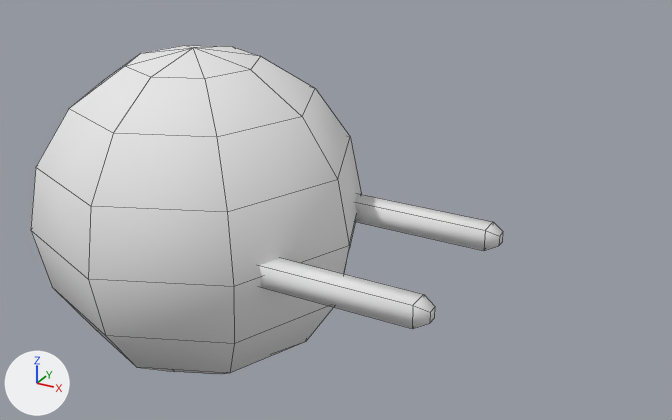
The OBJ model PRJ/Turrets-android/assets/data/TurretsDoubleSmall.obj, before and after one commit.
Both versions are drawn from a camera (50 mm lens) standing at (4.29, -3.22, 1.76) and looking at (2.47, 0.1, 0.11). Lighting does not change. The marker at lower left points along +X, +Y and +Z. Mesh edges are drawn as thin lines. Where no turn or scale is listed for an object, it has been applied to the vertices.

Names of what the first picture shows: 'cube4_copy6', 'cube4_copy7', 'turret'.
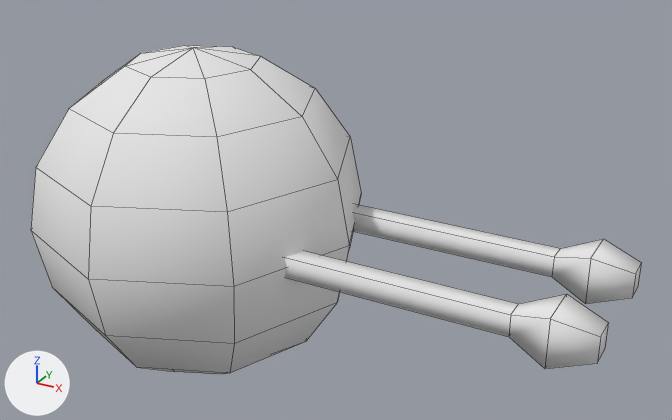
The newer file is also rescaled (x1.087), turned or shifted as a whole; pictures and numbers use the older file's frame.

Where the change shows, as pixel boxes (x1, y1, x2, y2) in the pictures (672 x 420 px):
'cube4_copy7.001', added: after (285, 251, 608, 369)
'cube4_copy7', reshaped: before (355, 193, 503, 251); after (353, 204, 641, 304)
'cube4_copy6', deleted: before (259, 258, 435, 328)
part 1 of me_cube4_copy7, deleted: before (355, 193, 503, 251)
part 2 of me_cube4_copy7, added: after (353, 204, 641, 304)

The change, as a list of edits to the scene's bpy script:
```text
Change me_cube4_copy7:
    used by ob_cube4_copy7; location = (0.0, 0.0, 0.0)
    remove me_cube4_copy7.from_pydata(...)  # 12 vertices, 10 faces; spans x 2.179..3.141, y 0.333..0.433, z -0.05..0.05
    add me_cube4_copy7.from_pydata(...)  # 16 vertices, 14 faces; spans x 1.278..3.75, y 0.173..0.379, z -0.103..0.103
    me_cube4_copy7 part 1: the whole mesh is rebuilt
    me_cube4_copy7 part 2
    16 vertices are added at x 1.278..3.75, y 0.173..0.379, z -0.103..0.103
    14 new faces join them
Add me_cube4_copy7_001:
    me_cube4_copy7_001.from_pydata([(-0.53, 1.14, -0.05), (-0.53, 1.14, 0.05), (1.61, 1.14, 0.05), (1.61, 1.14, -0.05), (-0.53, 1.24, -0.05), (-0.53, 1.24, 0.05), (1.61, 1.24, 0.05), (1.61, 1.24, -0.05), (1.77, 1.09, 0.1), (1.77, 1.09, -0.1), (1.77, 1.29, -0.1), (1.77, 1.29, 0.1), (1.94, 1.14, 0.05), (1.94, 1.14, -0.05), (1.94, 1.24, -0.05), (1.94, 1.24, 0.05)], [], [(0, 3, 2, 1), (0, 4, 7, 3), (1, 5, 4, 0), (2, 6, 5, 1), (2, 8, 11, 6), (3, 9, 8, 2), (5, 6, 7, 4), (6, 11, 10, 7), (7, 10, 9, 3), (8, 12, 15, 11), (9, 13, 12, 8), (10, 14, 13, 9), (11, 15, 14, 10), (13, 14, 15, 12)])
    me_cube4_copy7_001.materials.append(mat_default2)  # white #e7e7e7
Remove ob_cube4_copy6:
    ob_cube4_copy6 = bpy.data.objects.new('cube4_copy6', me_cube4_copy6)
    ob_cube4_copy6.location = (0.0, 0.0, 0.0)
Add ob_cube4_copy7_001:
    ob_cube4_copy7_001 = bpy.data.objects.new('cube4_copy7.001', me_cube4_copy7_001)
    ob_cube4_copy7_001.location = (1.808, -1.452, 0.0)
```
